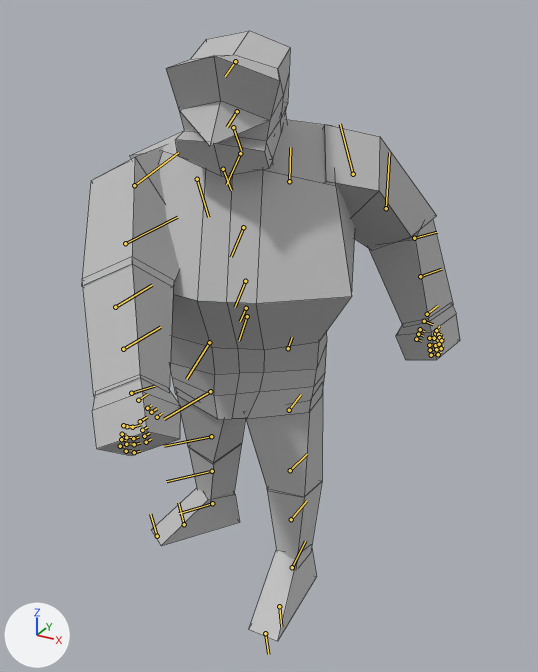
The FBX model Assets/_Project/Characters/Cop/Cop@Attack.fbx: old version first, new version second.
Rendered twice from a 50 mm camera at (1.24, -2.11, 2.04) aimed at (0.15, -0.14, 1.05). The axes (+X, +Y, +Z) are drawn at lower left. The lights are the same throughout. Both versions are drawn at frame 19 of the action 'Take 001'; the numbers are the values there. The bones that bend it are drawn over the model as lines. Mesh edges are drawn as thin lines.

Objects in the first picture: 'model:FootL', 'model:FootR', 'model:ForeArmL', 'model:ForeArmR', 'model:HandL', 'model:HandR', 'model:Head', 'model:Neck', 'model:ShinL', 'model:ThighL', 'model:ThighR', 'model:Torso', 'model:UpperArmL', 'model:UpperArmR'.
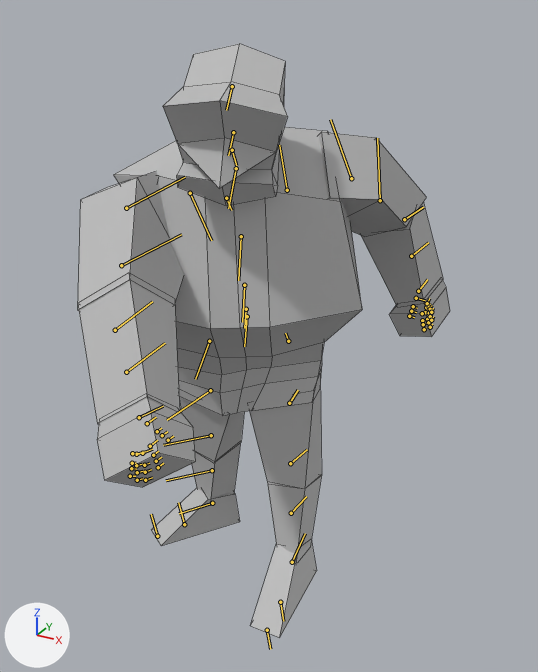
Commit message: Updated attack animation for cop

The change, as a diff of the scene's bpy script:
```diff
--- a/Assets/_Project/Characters/Cop/Cop@Attack.fbx.py
+++ b/Assets/_Project/Characters/Cop/Cop@Attack.fbx.py
@@ bone_root_m @@
 bone_root_m = bpy.data.objects['DeformationSystem'].pose.bones['Root_M']
-bone_root_m.rotation_quaternion = (0.972, 0.163, -0.012, 0.168)  # degrees (18, -4, 19)
+bone_root_m.rotation_quaternion = (0.938, 0.226, -0.025, 0.261)  # degrees (25, -10, 29)
@@ bone_shoulder_r @@
 bone_shoulder_r = bpy.data.objects['DeformationSystem'].pose.bones['Shoulder_R']  # child of 'Scapula_R'
-bone_shoulder_r.rotation_quaternion = (0.828, 0.0, -0.037, 0.56)  # degrees (-2, -3, 68)
+bone_shoulder_r.rotation_quaternion = (0.774, 0.0, -0.191, 0.604)  # degrees (-14, -17, 78)
@@ bone_shoulderpart1_r @@
 bone_shoulderpart1_r = bpy.data.objects['DeformationSystem'].pose.bones['ShoulderPart1_R']  # child of 'Shoulder_R'
-bone_shoulderpart1_r.rotation_quaternion = (0.999, -0.052, 0.0, 0.0)  # degrees (-6, 0, 0)
+bone_shoulderpart1_r.rotation_quaternion = (1.0, 0.013, 0.0, 0.0)  # degrees (1, 0, 0)
@@ bone_elbow_r @@
 bone_elbow_r = bpy.data.objects['DeformationSystem'].pose.bones['Elbow_R']  # child of 'ShoulderPart1_R'
-bone_elbow_r.rotation_quaternion = (0.994, -0.05, 0.097, 0.003)  # degrees (-6, 11, 0)
+bone_elbow_r.rotation_quaternion = (0.996, 0.012, 0.083, 0.008)  # degrees (2, 9, 1)
@@ bone_hip_r @@
 bone_hip_r = bpy.data.objects['DeformationSystem'].pose.bones['Hip_R']  # child of 'Root_M'
-bone_hip_r.rotation_quaternion = (0.997, 0.0, 0.039, 0.067)  # degrees (0, 4, 8)
+bone_hip_r.rotation_quaternion = (0.986, 0.0, 0.049, 0.162)  # degrees (1, 6, 19)
@@ bone_hippart1_r @@
 bone_hippart1_r = bpy.data.objects['DeformationSystem'].pose.bones['HipPart1_R']  # child of 'Hip_R'
-bone_hippart1_r.rotation_quaternion = (0.971, 0.238, 0.0, 0.0)  # degrees (27, 0, 0)
+bone_hippart1_r.rotation_quaternion = (0.962, 0.273, 0.0, 0.0)  # degrees (32, 0, 0)
@@ bone_knee_r @@
 bone_knee_r = bpy.data.objects['DeformationSystem'].pose.bones['Knee_R']  # child of 'HipPart1_R'
-bone_knee_r.rotation_quaternion = (0.971, 0.238, 0.004, 0.016)  # degrees (27, 0, 2)
+bone_knee_r.rotation_quaternion = (0.962, 0.273, 0.005, 0.016)  # degrees (32, 0, 2)
@@ bone_hip_l @@
 bone_hip_l = bpy.data.objects['DeformationSystem'].pose.bones['Hip_L']  # child of 'Root_M'
-bone_hip_l.rotation_quaternion = (0.961, 0.0, 0.055, 0.271)  # degrees (2, 6, 32)
+bone_hip_l.rotation_quaternion = (0.92, 0.0, 0.091, 0.382)  # degrees (4, 10, 45)
@@ bone_hippart1_l @@
 bone_hippart1_l = bpy.data.objects['DeformationSystem'].pose.bones['HipPart1_L']  # child of 'Hip_L'
-bone_hippart1_l.rotation_quaternion = (0.998, -0.071, 0.0, 0.0)  # degrees (-8, 0, 0)
+bone_hippart1_l.rotation_quaternion = (0.995, -0.099, 0.0, 0.0)  # degrees (-11, 0, 0)
@@ bone_knee_l @@
 bone_knee_l = bpy.data.objects['DeformationSystem'].pose.bones['Knee_L']  # child of 'HipPart1_L'
-bone_knee_l.rotation_quaternion = (0.997, -0.071, -0.001, 0.017)  # degrees (-8, 0, 2)
+bone_knee_l.rotation_quaternion = (0.995, -0.099, -0.002, 0.017)  # degrees (-11, 0, 2)
@@ bone_ankle_l @@
 bone_ankle_l = bpy.data.objects['DeformationSystem'].pose.bones['Ankle_L']  # child of 'KneePart1_L'
-bone_ankle_l.rotation_quaternion = (0.988, 0.007, -0.005, -0.156)  # degrees (1, 0, -18)
+bone_ankle_l.rotation_quaternion = (0.977, 0.01, -0.003, -0.214)  # degrees (1, 0, -25)
```

Location of each change, (x1, y1, x2, y2) in pixels of the pictures (538 x 672 px):
'model:Torso', posed (10% wider): before (130, 120, 355, 419); after (114, 127, 362, 416)
'model:Head', posed (10% taller): before (166, 30, 290, 176); after (163, 44, 288, 205)
'model:ForeArmR', posed (12% wider, 8% taller): before (82, 257, 173, 397); after (78, 273, 180, 424)
'model:UpperArmR', posed: before (82, 146, 180, 287); after (78, 171, 184, 311)
'model:UpperArmL', posed (6% narrower, 17% shorter): before (323, 124, 437, 249); after (319, 132, 426, 236)
'model:HandR', posed (11% wider, 15% taller): before (92, 379, 181, 456); after (97, 398, 196, 487)
'model:ForeArmL', posed: before (369, 219, 453, 327); after (361, 203, 443, 307)
'model:ThighL', posed: before (246, 393, 323, 497); after (249, 384, 322, 489)
'model:FootL', posed: before (249, 546, 317, 641); after (251, 542, 317, 638)
'model:HandL', posed: before (396, 305, 460, 360); after (389, 280, 450, 337)
'model:ShinL', posed: before (267, 482, 322, 560); after (267, 476, 321, 555)
'model:ThighR', posed: before (177, 394, 245, 464); after (179, 393, 244, 463)
'model:Neck', posed (not visible afterwards): before (230, 113, 287, 175)
bone 'Root_M', root to tip: before (247, 316) to (239, 340); after (247, 316) to (244, 346)
bone 'Shoulder_R', root to tip: before (134, 185) to (178, 152); after (126, 208) to (185, 177)
bone 'ShoulderPart1_R', root to tip: before (125, 243) to (177, 217); after (121, 265) to (181, 234)
bone 'Elbow_R', root to tip: before (115, 307) to (152, 285); after (115, 330) to (152, 301)
bone 'Hip_R', root to tip: before (209, 342) to (186, 379); after (209, 341) to (195, 379)
bone 'HipPart1_R', root to tip: before (210, 391) to (164, 419); after (210, 390) to (167, 420)
bone 'Knee_R', root to tip: before (211, 436) to (164, 446); after (211, 435) to (163, 445)
bone 'Hip_L', root to tip: before (288, 348) to (292, 337); after (288, 341) to (285, 333)
bone 'HipPart1_L', root to tip: before (289, 410) to (301, 394); after (289, 403) to (298, 390)
bone 'Knee_L', root to tip: before (290, 470) to (307, 454); after (290, 463) to (307, 449)
bone 'Ankle_L', root to tip: before (292, 567) to (305, 541); after (292, 562) to (305, 533)
